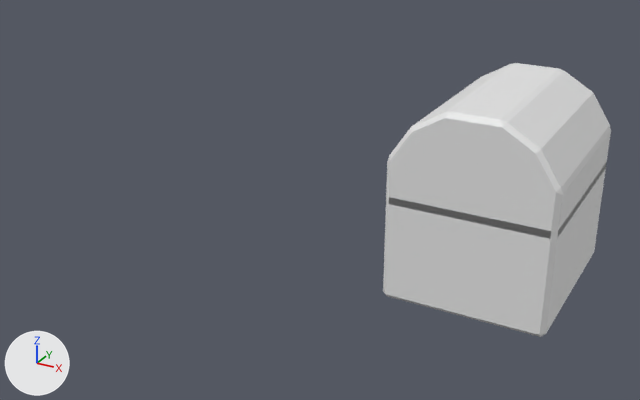
The Blender file treasure_cheast_sonny_donaldson_01.blend as it was, and as the next commit left it.
One viewpoint serves both versions: a camera (50 mm lens) standing at (3.59, -12.22, 5.49) and looking at (-3.03, -0.17, -0.53). The axes (+X, +Y, +Z) are drawn at lower left. The lights are the same throughout. The older version comes first.

In view in the first picture: 'lid.001', 'lid.002'.
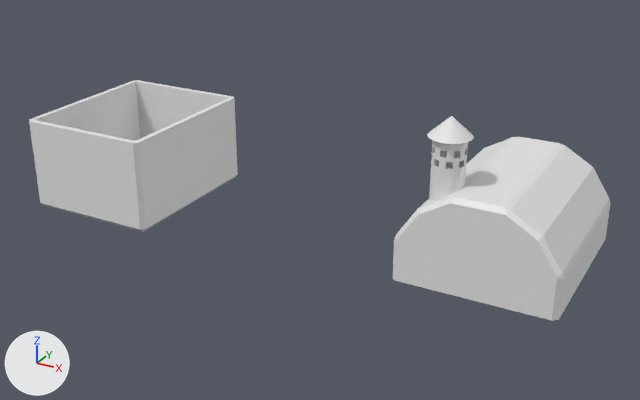
Commit message: added a chimney to the lid first part of the customization

Changed parts and their boxes [x1, y1, x2, y2] in the pictures (640 x 400 px):
```json
{"object": "lid.002", "change": "reshaped, moved", "before": [386, 63, 611, 239], "after": [393, 116, 610, 321], "on screen": "16% taller"}
{"object": "lid.001", "change": "moved", "before": [383, 164, 606, 337], "after": [29, 80, 238, 231]}
{"part": 1, "of": "me_cube_004", "change": "added", "after": [429, 140, 468, 201]}
{"part": 2, "of": "me_cube_004", "change": "added", "after": [427, 116, 474, 144]}
```

Edits to the scene script, one JSON object a line:
```json
{"block": "me_cube_004", "where": "# used by ob_lid_002; location = (0.0, 0.0, -0.03)"}
{"op": "remove", "block": "me_cube_004", "code": "me_cube_004.from_pydata(...)  # 69 vertices, 64 faces; spans x -1.25..1.25, y -1.5..1.5, z 0.34..1.84"}
{"op": "add", "block": "me_cube_004", "code": "me_cube_004.from_pydata(...)  # 640 vertices, 398 faces; spans x -1.25..1.25, y -1.5..1.5, z 0.34..2.85"}
{"block": "me_cube_004", "change": "me_cube_004 part 1: a new loose piece of 436 vertices spanning x -0.88..-0.38, y -1.25..-0.75, z 1.53..2.6"}
{"block": "me_cube_004", "change": "me_cube_004 part 2: a new loose piece of 65 vertices spanning x -0.96..-0.31, y -1.33..-0.68, z 2.55..2.85"}
{"block": "me_cube_004", "change": "other edits to the shape of me_cube_004 do not show in these pictures"}
{"op": "set", "path": "ob_lid_001.location", "old": "(0.0, 0.0, -0.03)", "new": "(-7.05, 0.0, -0.03)"}
{"op": "set", "path": "ob_lid_002.location", "old": "(0.0, 0.0, -0.03)", "new": "(0.15, 0.0, -1.24)"}
```
